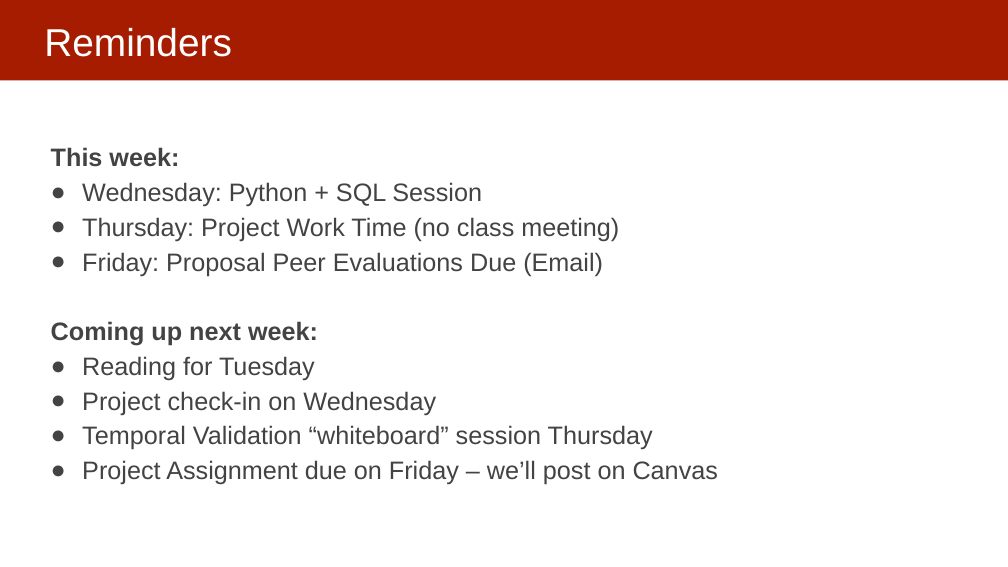
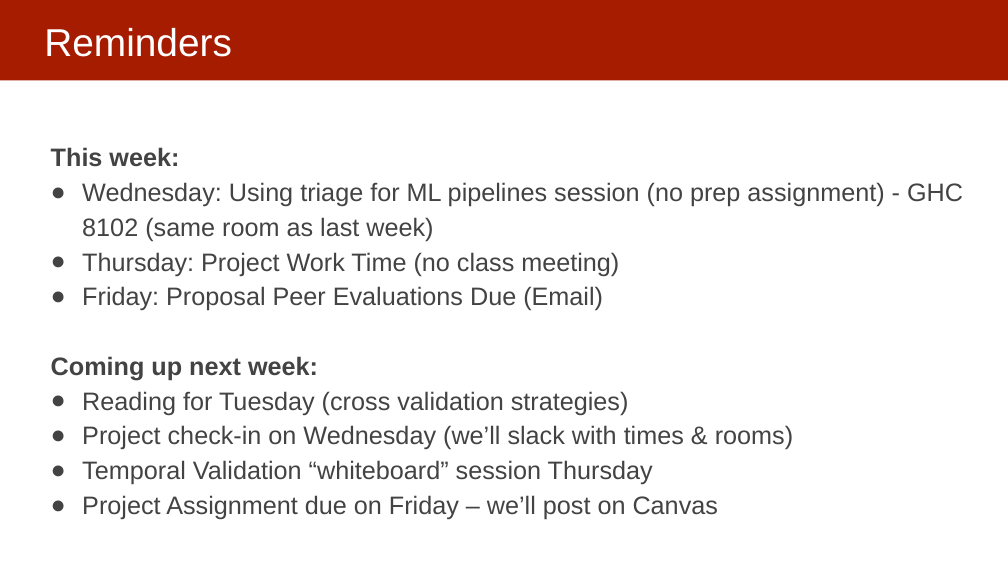
Before and after one commit to dssg/mlforpublicpolicylab, a slide deck: slide 30 of Lectures/10-model-selection-and-validation-part-1.pptx (slide 28 before the commit). Drawn at 1008x567 pixels with LibreOffice and Linux fonts; fonts in the diff are those of the drawing. Boxes give left, top, right and bottom in pixels: in the first picture for what was removed or moved away, otherwise in the second. Text is boxed around its words. In the diff, an @@ line names an element or a change of style, - is before the commit and + after.

```diff
--- a/Lectures/10-model-selection-and-validation-part-1.pptx
+++ b/Lectures/10-model-selection-and-validation-part-1.pptx
@@ text at (x1=82, y1=182, x2=963, y2=242): text changed @@
-● Wednesday: Python + SQL Session
+● Wednesday: Using triage for ML pipelines session (no prep assignment) - GHC 8102 (same room as last week)
@@ text at (x1=82, y1=391, x2=793, y2=450): text changed @@
-● Reading for Tuesday
-● Project check-in on Wednesday
+● Reading for Tuesday (cross validation strategies)
+● Project check-in on Wednesday (we’ll slack with times & rooms)
```
Also in this commit, not shown: 1 other slide changed, 2 slides added.
